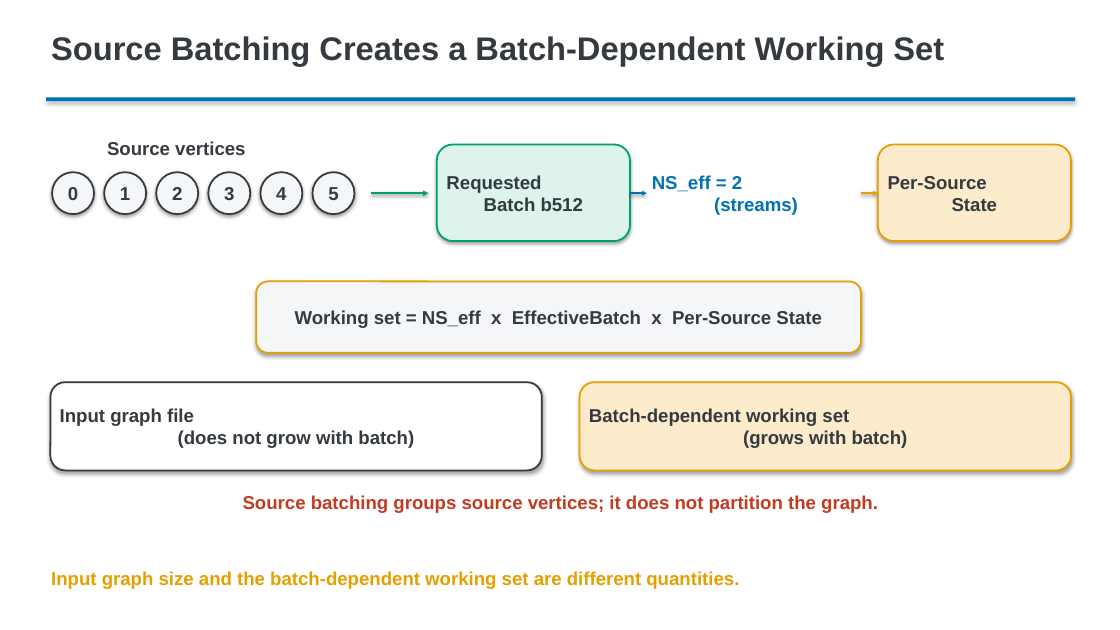
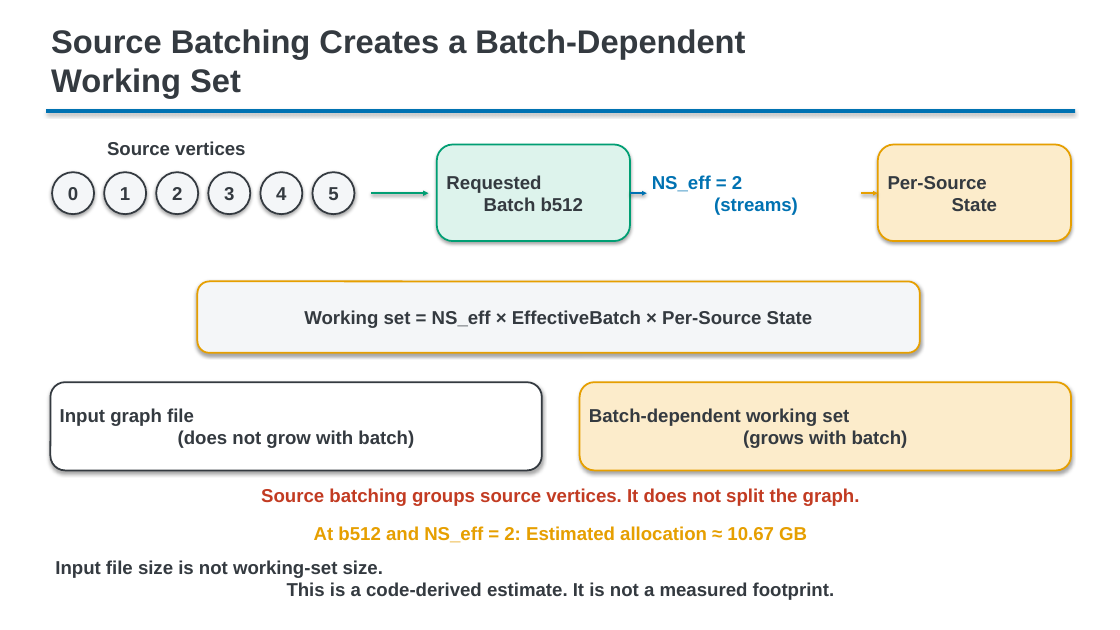
Before and after one commit to m5291091/lab, a slide deck: slide 7 of thesis_bc_project/docs/thesis/presentation/editable/master_thesis_presentation_v1.pptx (slide 5 before the commit). Drawn at 1120x630 pixels with LibreOffice and Linux fonts; fonts in the diff are those of the drawing. Boxes give left, top, right and bottom in pixels: in the first picture for what was removed or moved away, otherwise in the second. Text is boxed around its words. In the diff, an @@ line names an element or a change of style, - is before the commit and + after.

```diff
--- a/thesis_bc_project/docs/thesis/presentation/editable/master_thesis_presentation_v1.pptx
+++ b/thesis_bc_project/docs/thesis/presentation/editable/master_thesis_presentation_v1.pptx
@@ text "Source Batching Creates a Batch-Dependent ..." rewrapped from (51,36,944,66) to (51,29,745,98) @@
@@ rectangle: place and size @@
-rectangle at (46,97,1075,101)
+rectangle at (46,109,1075,113)
@@ rounded rectangle "Working set = NS_eff × ...": place and size @@
-rounded rectangle "Working set = NS_eff × ..." at (256,281,861,353)
+rounded rectangle "Working set = NS_eff × ..." at (197,281,920,353)
@@ text in rounded rectangle at (304,310,813,328): text changed @@
-Working set = NS_eff x EffectiveBatch x Per-Source State
+Working set = NS_eff × EffectiveBatch × Per-Source State
@@ text at (261,488,860,506): text changed @@
-Source batching groups source vertices; it does not partition the graph.
+Source batching groups source vertices. It does not split the graph.
@@ text "At b512 and NS_eff = ..." at (314,526,807,543): vertical alignment top to middle @@
@@ text at (314,526,807,543): text changed @@
-Input graph size and the batch-dependent working set are different quantities.
+At b512 and NS_eff = 2: Estimated allocation ≈ 10.67 GB
@@ text added at (55,560,835,600), 16 pt, text #343A40, bold @@
+Input file size is not working-set size.
+This is a code-derived estimate. It is not a measured footprint.
```
Also in this commit, not shown: 13 other slides changed, 6 slides added, 5 slides removed, 5 other files.
